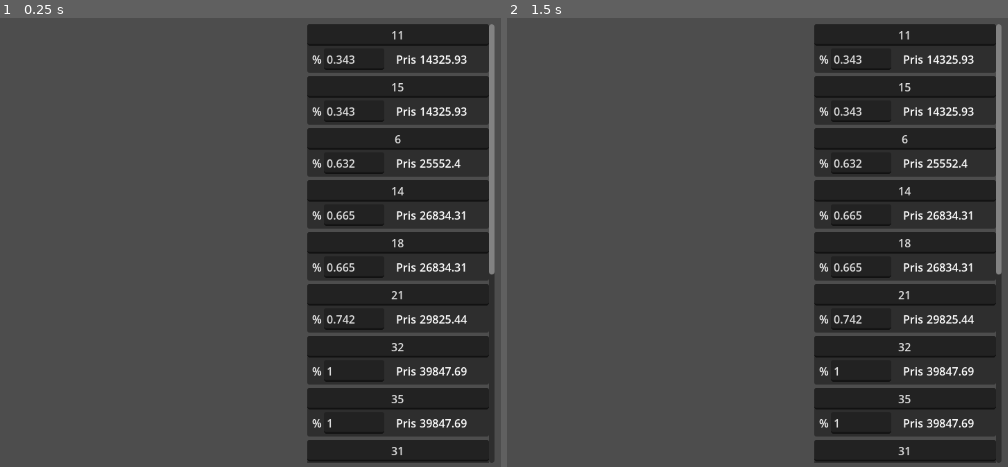
Above: before the commit, frames 1-2 (left to right).
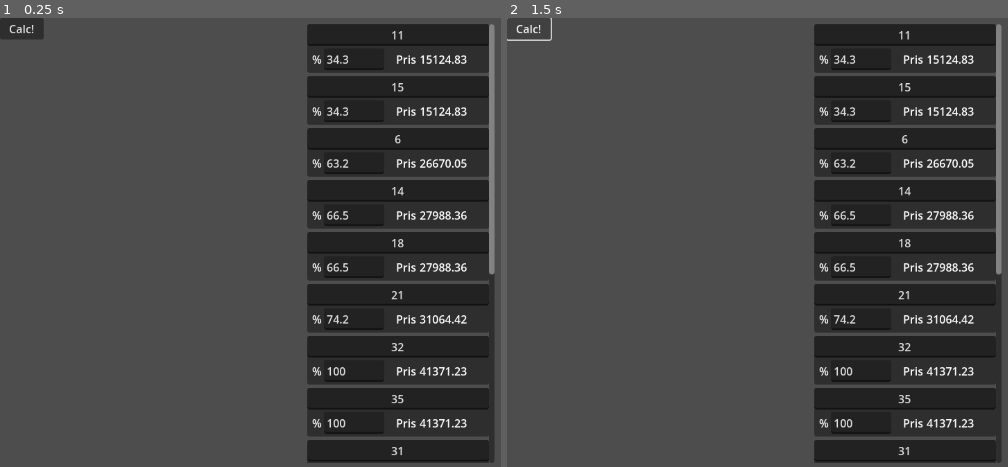
Above: after the commit, the same moments.

Repository: Keroflux/RoadCostCalculator
Game: Godot game, scene res://Main.tscn
The game is run twice, just before and just after one commit, with the same random seed, the same clock (stepped at 60 frames per second) and the same inputs.
Inputs (mouse positions are in pixels of both pictures, inside the frame that each line leads up to):
- Up to frame 1 (0.25 s): no input
- Up to frame 2 (1.5 s): click (527, 26) at 0.5 s, where only the run after the commit has a clickable "Calc!"; click (527, 26) at 1.25 s, where only the run after the commit has a clickable "Calc!"

The runs differ from the first frame. In frame 1, 1.5% of the frame differs, in the area x 0-94%, y 0-92%; in frame 2, 1.2%.

Commit message:
innført signaler

Diff:
--- /dev/null
+++ b/HouseTag.gd
@@ -0,0 +1,17 @@
+extends Panel
+signal name_changed(name, node)
+signal precent_changed(name)
+
+
+# Called when the node enters the scene tree for the first time.
+func _ready():
+	pass # Replace with function body.
+
+
+# Called every frame. 'delta' is the elapsed time since the previous frame.
+func _process(delta):
+	pass
+
+
+func _on_name_text_changed(new_text):
+	emit_signal("name_changed", new_text, self)
--- a/HouseTag.tscn
+++ b/HouseTag.tscn
@@ -1,10 +1,13 @@
-[gd_scene format=3 uid="uid://iiqydg3flirw"]
+[gd_scene load_steps=2 format=3 uid="uid://iiqydg3flirw"]
+
+[ext_resource type="Script" path="res://HouseTag.gd" id="1_rshle"]
 
 [node name="Panel" type="Panel"]
 custom_minimum_size = Vector2(260, 70)
 offset_right = 260.0
 offset_bottom = 70.0
 size_flags_horizontal = 3
+script = ExtResource("1_rshle")
 
 [node name="Name" type="LineEdit" parent="."]
 layout_mode = 1
@@ -41,9 +44,12 @@
 horizontal_alignment = 2
 
 [node name="Price3" type="Label" parent="."]
+layout_mode = 0
 offset_left = 7.0
 offset_top = 39.0
 offset_right = 21.0
 offset_bottom = 62.0
 text = "%"
 horizontal_alignment = 2
+
+[connection signal="text_changed" from="Name" to="." method="_on_name_text_changed"]
--- a/Main.gd
+++ b/Main.gd
@@ -4,21 +4,21 @@
 var price := [496327.5, 380000.0]
 var used_price := 0
 
-var houses = {"11": [0.343, 2],
-				"15": [0.343, 2],
-				"6": [0.632, 1],
-				"14": [0.665, 2],
-				"18": [0.665, 2],
-				"21": [0.742, 1],
-				"32": [1.0, 9],
-				"35": [1.0, 9],
-				"31": [1.0, 9],
-				"34": [1.0, 9],
-				"59": [1.0, 9],
-				"60": [1.0, 9],
-				"40": [1.0, 9],
-				"30": [1.0, 9],
-				"Dan-Egil": [1.0, 9]
+var houses = {"11": [0.343, 0],
+				"15": [0.343, 0],
+				"6": [0.632, 0],
+				"14": [0.665, 0],
+				"18": [0.665, 0],
+				"21": [0.742, 0],
+				"32": [1.0, 0],
+				"35": [1.0, 0],
+				"31": [1.0, 0],
+				"34": [1.0, 0],
+				"59": [1.0, 0],
+				"60": [1.0, 0],
+				"40": [1.0, 0],
+				"30": [1.0, 0],
+				"Dan-Egil": [0.5, 0]
 				}
 
 var price_per_house := 0.0
@@ -27,13 +27,12 @@
 
 func _ready():
 	init_price()
-	calc()
+	calc_price()
 
 
-func calc():
+func calc_price():
 	var rest := 999999.9
 	var total := 0.0
-	var unit_price
 	var unit_rest
 	while rest > ammont_to_split * num_houses:
 		if rest == 999999.9:
@@ -41,30 +40,39 @@
 		total = 0.0
 		unit_rest = rest / num_houses
 		for house in houses:
-			houses[house][2] += unit_rest * houses[house][0]
-			total += houses[house][2]
+			houses[house][1] += unit_rest * houses[house][0]
+			total += houses[house][1]
 		rest = price[used_price] - total
-	print(rest)
 	var the_last_penny = rest / num_houses
-	print(the_last_penny)
 	for house in houses:
-		houses[house][2] += the_last_penny
+		houses[house][1] += the_last_penny
 		var a = tag.instantiate()
 		$ScrollContainer/VBoxContainer.add_child(a)
 		a.get_node("Name").text = house
-		a.get_node("Precent").text = str(houses[house][0])
-		a.get_node("Price").text = str(snapped(houses[house][2], 0.01))
-	print(houses)
+		a.name = house
+		a.name_changed.connect(rename)
+		a.get_node("Precent").text = str(houses[house][0] * 100.0)
+		a.get_node("Price").text = str(snapped(houses[house][1], 0.01))
 	var tot := 0.0
 	for house in houses:
-		tot += houses[house][2]
-	print(tot)
+		tot += houses[house][1]
 
 
 func init_price():
 	num_houses = 0
+	for child in $ScrollContainer/VBoxContainer.get_children():
+		child.queue_free()
 	for key in houses:
 		num_houses += 1
 	price_per_house = price[used_price] / num_houses
 	for key in houses:
-		houses[key].append(price_per_house * houses[key][0])
+		houses[key][1] = price_per_house * houses[key][0]
+
+
+func rename(name, from):
+	print(name)
+
+
+func _on_button_pressed():
+	init_price()
+	calc_price()
--- a/Main.tscn
+++ b/Main.tscn
@@ -17,3 +17,10 @@
 size_flags_horizontal = 3
 size_flags_vertical = 3
 theme_override_constants/separation = 5
+
+[node name="Button" type="Button" parent="."]
+offset_right = 63.0
+offset_bottom = 19.0
+text = "Calc!"
+
+[connection signal="pressed" from="Button" to="." method="_on_button_pressed"]
